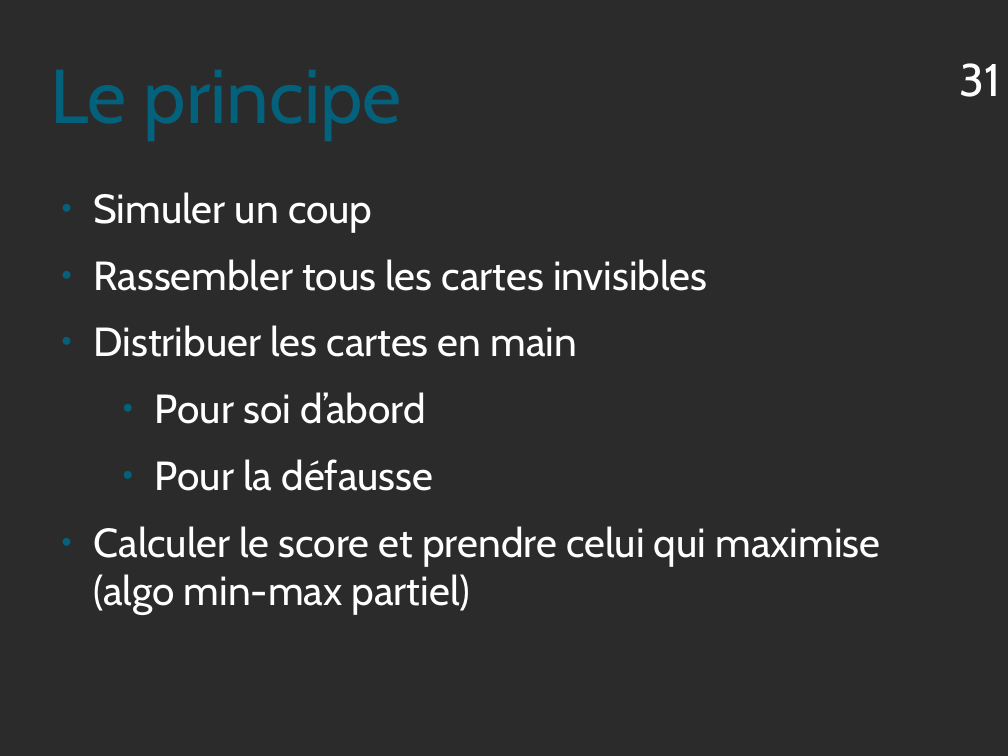
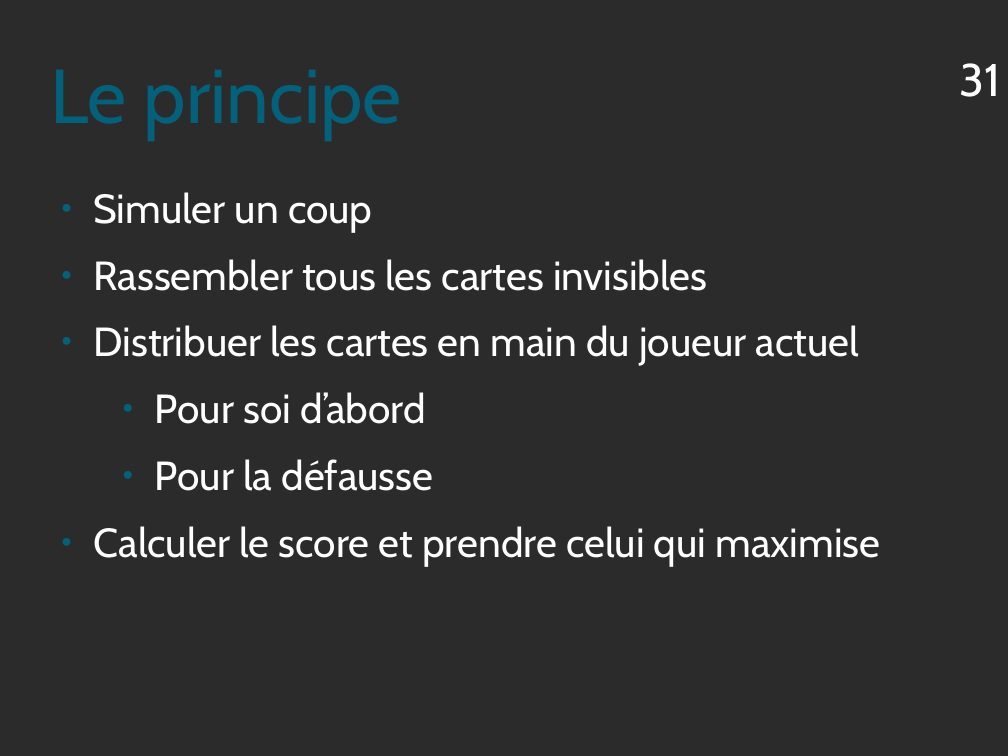
Before and after one commit to Triw-12/hanamikoji_solve, a slide deck: slide 31 of diaporama/Règles.odp. Drawn at 1008x756 pixels with LibreOffice and Linux fonts; fonts in the diff are those of the drawing; background and template pictures are left out; a plain dark background stands for a picture behind light text. Boxes give left, top, right and bottom in pixels: in the first picture for what was removed or moved away, otherwise in the second. Text is boxed around its words. In the diff, an @@ line names an element or a change of style, - is before the commit and + after.

```diff
--- a/diaporama/Règles.odp
+++ b/diaporama/Règles.odp
@@ text at box(93, 325, 859, 366): text changed @@
-● Distribuer les cartes en main
+● Distribuer les cartes en main du joueur actuel
@@ text at box(93, 526, 880, 566): text changed @@
-● Calculer le score et prendre celui qui maximise (algo min-max partiel)
+● Calculer le score et prendre celui qui maximise
```
Also in this commit, not shown: 16 other slides changed, 3 slides added, 2 slides removed, 2 other files.
